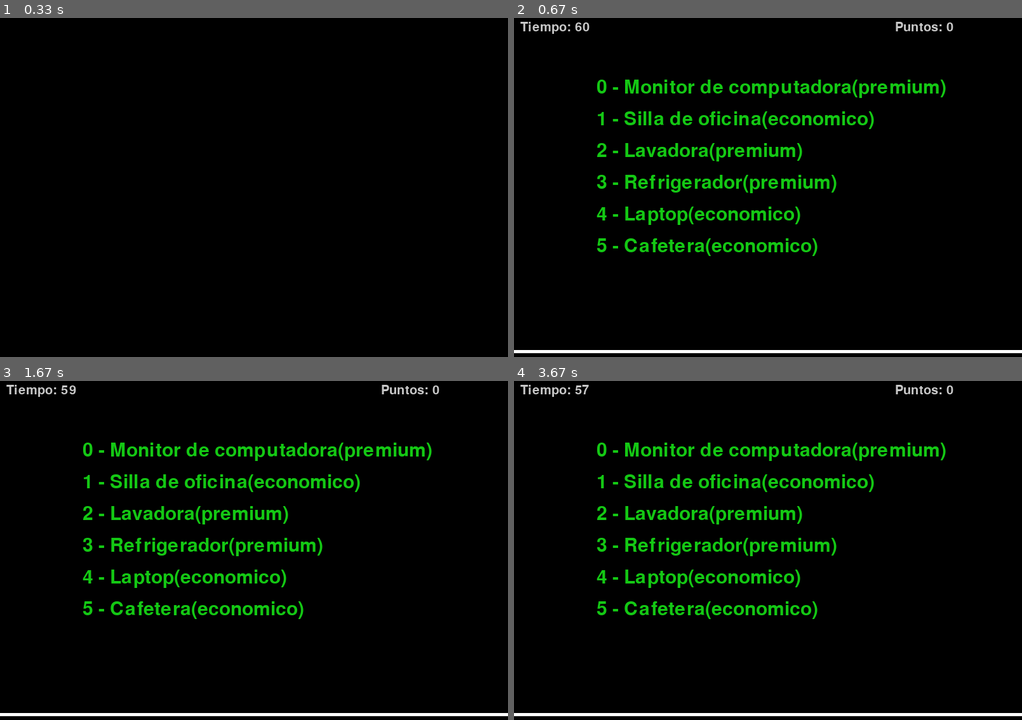
Above: before the commit, frames 1-4 (two rows, left to right).
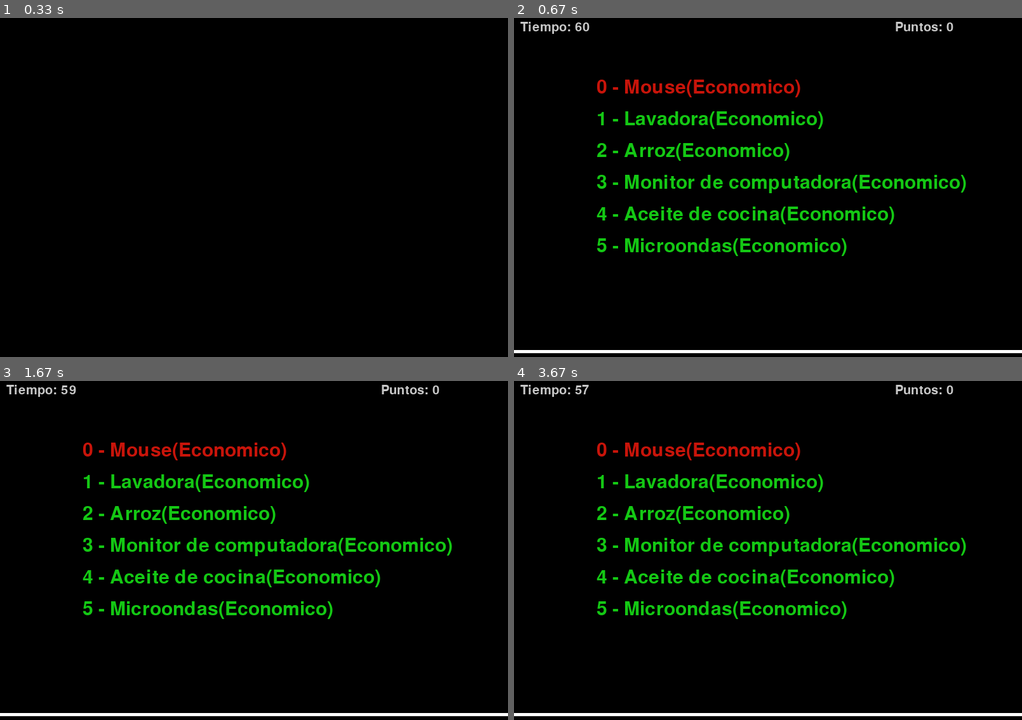
Above: after the commit, the same moments.

Repository: Pungsis/pygame-Cabrera-Porsia
Game: pygame game, started from principal.py
Same seed, same stepped clock (60 frames per second), same inputs: the game is played once before the commit and once after it.
Inputs:
- Up to frame 1 (0.33 s): no input
- Up to frame 2 (0.67 s): no input
- Up to frame 3 (1.67 s): no input
- Up to frame 4 (3.67 s): no input

Frame 1 is identical in both runs. In frame 2, 6.5% of the frame differs, in the area x 16-89%, y 18-71%; in frame 3, 6.5%; in frame 4, 6.5%.

Commit message:
funciones vacias completas, juego funciona

Diff:
--- a/funcionesVACIAS.py
+++ b/funcionesVACIAS.py
@@ -31,9 +31,9 @@
     index = random.randint(1,2)
     precio = producto_azar[index]
     if index == 1:
-        return [producto_azar[0], "(economico)", precio]
+        return [producto_azar[0], "(Economico)", precio]
     else:
-        return [producto_azar[0], "(premium)", precio]
+        return [producto_azar[0], "(Premium)", precio]
 
 
 
@@ -42,7 +42,7 @@
     busqueda = []
     while len(busqueda) < 2:
         producto = buscar_producto(lista_productos)
-        if producto[1] == "(premium)":
+        if producto[1] == "(Premium)":
             busqueda = list(filter(lambda x: abs(producto[2] - x[2]) < margen, lista_productos))
         else:
             busqueda = list(filter(lambda x: abs(producto[2] - x[1]) < margen, lista_productos))
@@ -53,7 +53,7 @@
 
 #Devuelve True si existe el precio recibido como parametro aparece al menos 3 veces. Debe considerar el Margen.
 def esUnPrecioValido(precio, lista_productos, margen):
-    busqueda = list(filter(lambda x: abs(precio - x[1]) < margen, lista_productos))
+    busqueda = list(filter(lambda x: abs(precio - x[1]) < margen or precio == x[1], lista_productos))
     return len(busqueda) >= 3
 
 
@@ -61,16 +61,40 @@
 # del margen, entonces es valido y suma a la canasta el valor del producto. No suma si eligió directamente
 #el producto
 def procesar(producto_principal, producto_candidato, margen):
-    return 0
+    precio_principal = producto_principal[2]
+    precio_candidato = producto_candidato[2]
+    if precio_principal == precio_candidato or abs(precio_principal - precio_candidato) < margen:
+        return producto_principal[2]
+    else:
+        return 0
+
+
 
 #Elegimos productos aleatorios, garantizando que al menos 2 tengan el mismo precio.
 #De manera aleatoria se debera tomar el valor economico o el valor premium. Agregar al nombre '(economico)' o '(premium)'
 #para que sea mostrado en pantalla.
 def dameProductosAleatorios(producto, lista_productos, margen):
-    productos_seleccionados =   [["Monitor de computadora", "(premium)", 2870],
-            ["Silla de oficina", "(economico)", 3174],
-            ["Lavadora", "(premium)", 4197],
-            ["Refrigerador", "(premium)", 4533],
-            ["Laptop", "(economico)", 4650],
-            ["Cafetera", "(economico)", 2358]]
-    return productos_seleccionados
+
+    lista_copia = lista_productos[:]
+    print(len(lista_copia))
+    # Busco el producto de la copia de la lista de productos y lo remuevo
+    lista_copia = list(filter(lambda x: producto[0] != x[0], lista_copia))
+    print(len(lista_copia), producto[0])
+    nueva_lista = []
+    while len(nueva_lista) < 5:
+        index_azar = random.randint(0, len(lista_copia) - 1)
+        nueva_lista.append(lista_copia[index_azar])
+        lista_copia.pop(index_azar)
+    def transformada(x):
+            azar = random.randint(1,2)
+            if azar == 1:
+                return [x[0], "(Economico)", x[1]]
+            else:
+                return [x[0], "(Premium)", x[2]]
+
+    if esUnPrecioValido(producto[2], nueva_lista, margen):
+        lista_devolver = list(map(transformada, nueva_lista))
+        return [producto] + lista_devolver
+    else:
+        lista_devolver = list(map(transformada, nueva_lista))
+        return [producto] + lista_devolver
--- a/principal.py
+++ b/principal.py
@@ -10,7 +10,6 @@
 from configuracion import *
 from funcionesVACIAS import *
 from extras import *
-
 
 def main():
     # Centrar la ventana y despues inicializar pygame
